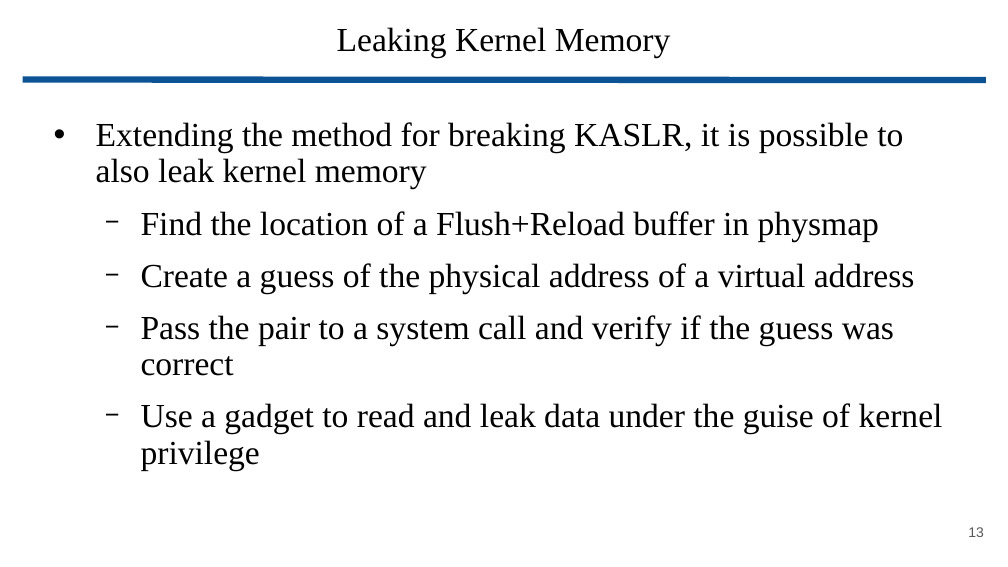
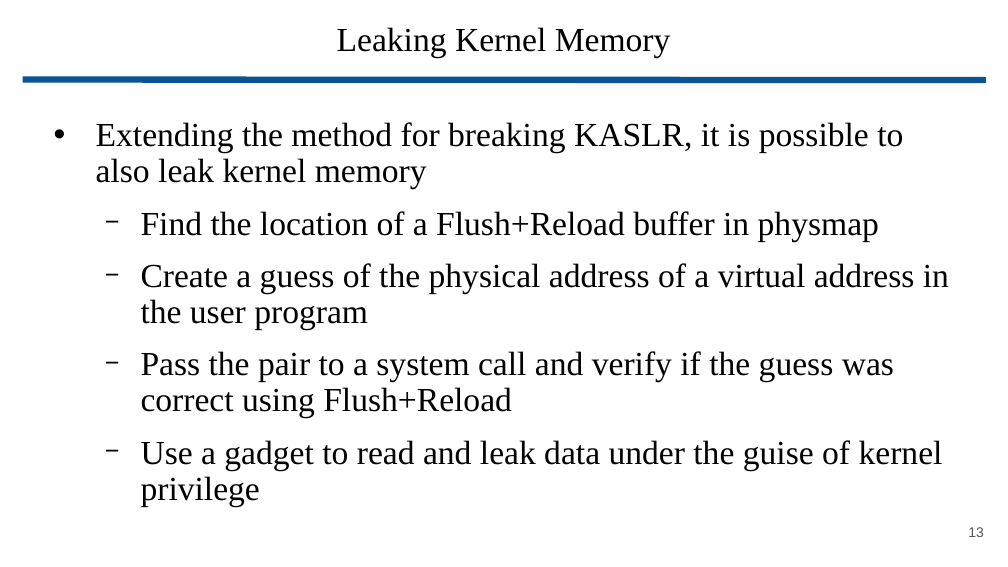
Before and after one commit to wbuz24/grad-research, a slide deck: slide 13 of presentations/Phantom.pptx. Drawn at 1008x567 pixels with LibreOffice and Linux fonts; fonts in the diff are those of the drawing. Boxes give left, top, right and bottom in pixels: in the first picture for what was removed or moved away, otherwise in the second. Text is boxed around its words. In the diff, an @@ line names an element or a change of style, - is before the commit and + after.

```diff
--- a/presentations/Phantom.pptx
+++ b/presentations/Phantom.pptx
@@ text at (141,263,949,418): text changed @@
-  − Create a guess of the physical address of a virtual address
-  − Pass the pair to a system call and verify if the guess was correct
+  − Create a guess of the physical address of a virtual address in the user program
+  − Pass the pair to a system call and verify if the guess was correct using Flush+Reload
```
Also in this commit, not shown: 5 other slides changed.
